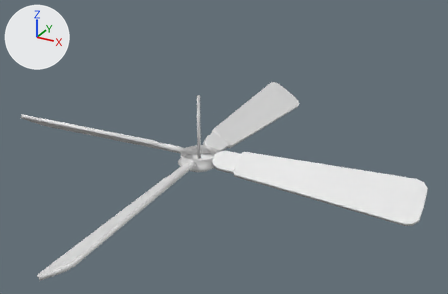
One commit to the FBX model Content/3D_Assets/Furniture/Ventilator.fbx: the scene before it, then after it.
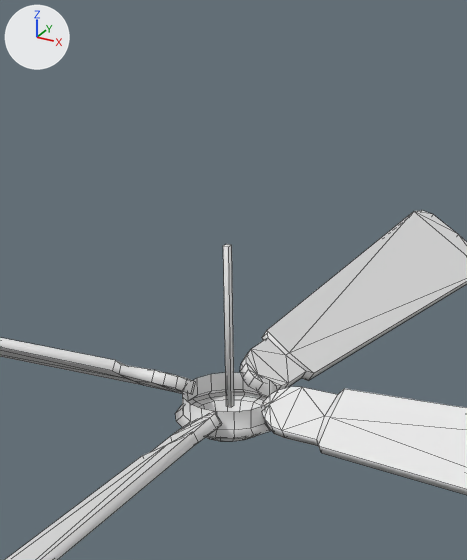
Old and new are each drawn whole from a 50 mm lens placed at (2.02, -3.32, 1.76), pointed at (0.22, -0.04, 0.12) and again close up on the part from 24% to 65% of the width and 0% to 74% of the height. The lights are fixed; the arrows at upper left show +X, +Y and +Z. The close-ups show mesh edges as thin lines. Where no turn or scale is listed for an object, it has been applied to the vertices.
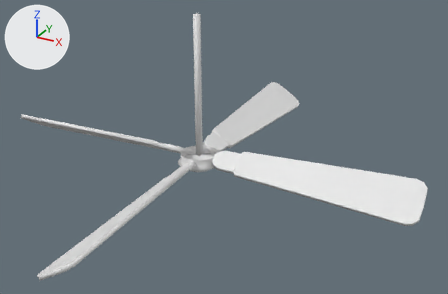
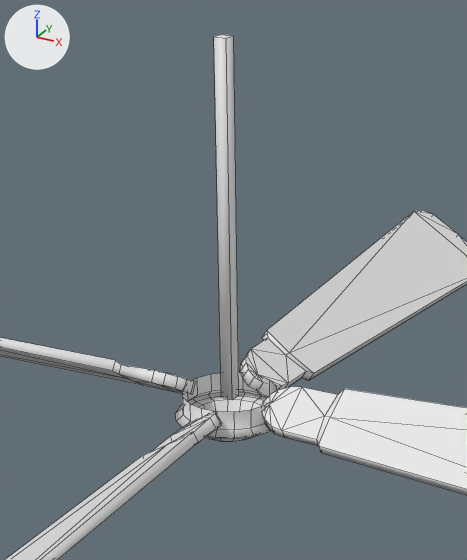
The change, as a list of edits to the scene's bpy script:
```text
Change me_cube_179:
    where me_cube_179.from_pydata(...)  # 336 vertices, 404 faces; spans x -2.1..0.91, y -1.51..1.49, z -0.12..0.43
    used by ob_cube_083; location = (0.595, 0.0, 0.0)
    me_cube_179 part 1: the loose piece of 8 vertices spanning x -0.6..-0.58, y -0.02..0.0, z -0.02..0.43 is scaled about its middle by 2.12, then moved by (0.0, 0.0, 0.28)
```

Pixel boxes [x1, y1, x2, y2] of what changed, in the close-ups (467 x 560 px; the box of a moved part takes in the faces that stretch with it):
'Cube.083', reshaped: before [0, 210, 467, 560]; after [0, 34, 467, 560]
part 1 of me_cube_179, moved or reshaped: before [223, 244, 234, 407]; after [214, 34, 239, 400]
